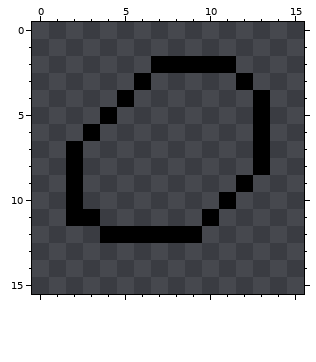
File history of a pixel-art file, Doughnut.aseprite. This is how it looked before the edit.
16x16 pixels, 1 frame.
The result:
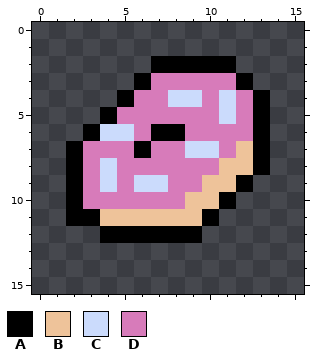
Palette (. is transparent): A #000000  B #eec39a  C #cbdbfc  D #d77bba
Log entry: Adding icings and sprinkles
Edits made:
Changed rows in their new state; - is an unchanged pixel.
first column x 3:
 3 ----DDDDD-
 4 ---DDCCDCD
 5 --DDDDDDCD
 6 -CCDAADDDD
 7 DDDADDCCDB
 8 DCDDDDDDBB
 9 DCDCCDDBB-
10 DDDDDDBB--
11 -BBBBBB---
Changed places in both pictures, as pixel boxes (x1, y1, x2, y2):
added: (83, 73, 253, 226)
